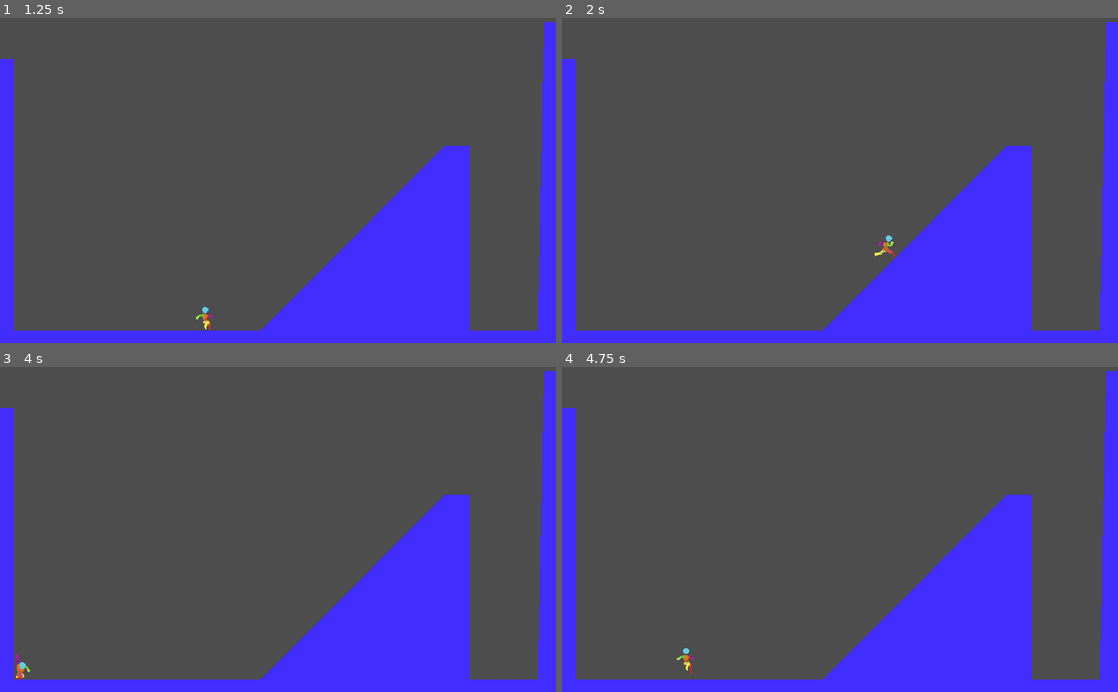
Above: before the commit, frames 1-4 (two rows, left to right).
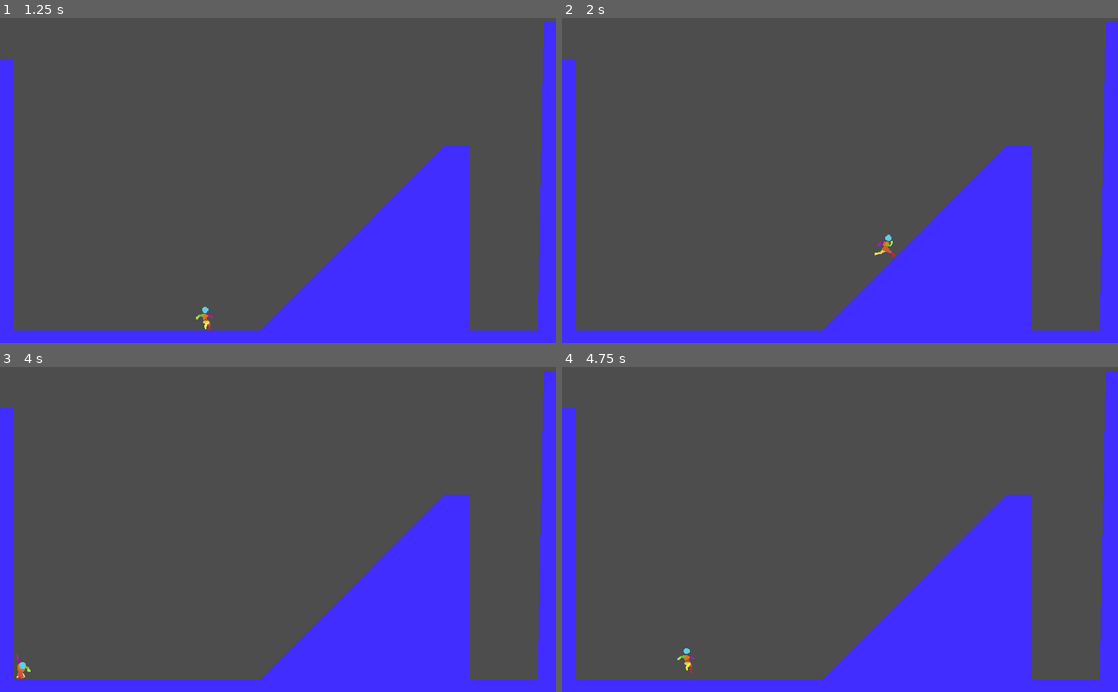
Above: after the commit, the same moments.

Repository: Laynezilla/arcade-demo
Game: Godot game, scene res://world.tscn
The game is run twice, just before and just after one commit, with the same random seed, the same clock (stepped at 60 frames per second) and the same inputs.
Inputs:
- Up to frame 1 (1.25 s): tap Enter (ui_accept) at 0.5, 0.77 s; hold Right (ui_right) from 0.53 s (still down)
- Up to frame 2 (2 s): keep holding Right (ui_right); tap Enter (ui_accept) at 1.52 s
- Up to frame 3 (4 s): release Right (ui_right) at 2.03 s; hold Left (ui_left) from 2.03 s (still down); tap Enter (ui_accept) at 3.02, 3.77 s
- Up to frame 4 (4.75 s): release Left (ui_left) at 4.28 s; hold Right (ui_right) from 4.28 s (still down); tap Enter (ui_accept) at 4.52 s

Frame 1 is identical in both runs. In frame 2, less than 0.1% of the frame differs, in the area x 56-60%, y 66-74%; in frame 3, less than 0.1%; in frame 4, less than 0.1%.

Commit message:
fixed wall sliding

Diff:
--- a/player.gd
+++ b/player.gd
@@ -18,7 +18,9 @@
 var gravity = ProjectSettings.get_setting("physics/2d/default_gravity")
 @onready var animated_sprite_2d = $AnimatedSprite2D
 @onready var _animation_player = $AnimationPlayer
-@onready var raycast_2d = $RayCast2D
+@onready var raycast_2d = $HighJumpRay
+@onready var touch_right_ray = $TouchRightRay
+@onready var touch_left_ray = $ToughLeftRay
 var was_on_wall_only = false
 var was_on_floor = false
 var high_jump = false
@@ -39,7 +41,7 @@
 	# Gravity
 	if !is_on_floor():
 		if is_on_wall_only():
-			if direction+get_wall_normal()[0] == 0:
+			if is_pushing_wall():
 				if !was_on_wall_only:
 					velocity.y = 0
 				else:
@@ -137,6 +139,8 @@
 	#print(direction_facing.target_position)
 	#print(dash_distance)
 	#print(velocity.x)
+	#print(direction, ", ", ceil(get_wall_normal()[0]))
+	#print(is_pushing_wall(), ", ", is_on_wall())
 	update_animation()
 	move_and_slide()
 
@@ -179,6 +183,7 @@
 					_animation_player.pause()
 					_animation_player.seek(0.35,true)
 
+# conditional var reset
 	if is_on_floor():
 		was_on_floor = true
 		high_jump = false
@@ -186,3 +191,9 @@
 		was_on_wall_only = true
 	if is_on_floor() or is_on_wall():
 		max_air_velocity = 0.0
+
+func is_pushing_wall():
+	if (direction == -1 and touch_left_ray.is_colliding()) or (direction == 1 and touch_right_ray.is_colliding()):
+		return true
+	else:
+		return false
--- a/player.tscn
+++ b/player.tscn
@@ -315,7 +315,7 @@
 }]
 
 [sub_resource type="RectangleShape2D" id="RectangleShape2D_un4xf"]
-size = Vector2(19, 30)
+size = Vector2(20, 30)
 
 [sub_resource type="Animation" id="Animation_2ajs0"]
 length = 0.001
@@ -523,7 +523,7 @@
 
 [node name="AnimatedSprite2D" type="AnimatedSprite2D" parent="."]
 sprite_frames = SubResource("SpriteFrames_t1647")
-animation = &"run"
+animation = &"jump"
 
 [node name="CollisionShape2D" type="CollisionShape2D" parent="."]
 position = Vector2(-0.5, 1)
@@ -534,6 +534,12 @@
 "": SubResource("AnimationLibrary_3665o")
 }
 
-[node name="RayCast2D" type="RayCast2D" parent="."]
+[node name="HighJumpRay" type="RayCast2D" parent="."]
+
+[node name="TouchRightRay" type="RayCast2D" parent="."]
+target_position = Vector2(11, 0)
+
+[node name="ToughLeftRay" type="RayCast2D" parent="."]
+target_position = Vector2(-11, 0)
 
 [connection signal="animation_looped" from="AnimatedSprite2D" to="." method="_on_animated_sprite_2d_animation_looped"]
Not shown, changed: icon.svg.import
Not shown, removed: pla876A.tmp
Not shown, removed: plaDF03.tmp
Not shown, removed: plaED91.tmp
Not shown, removed: plaFC2F.tmp
